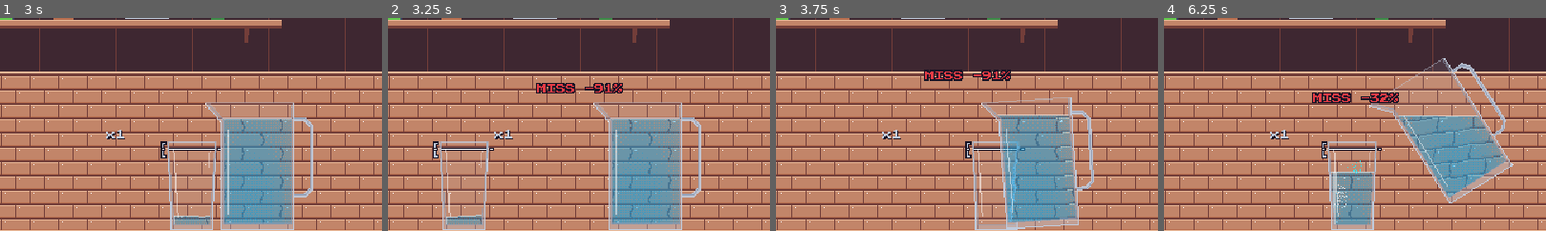
Above: before the commit, frames 1-4 (left to right).
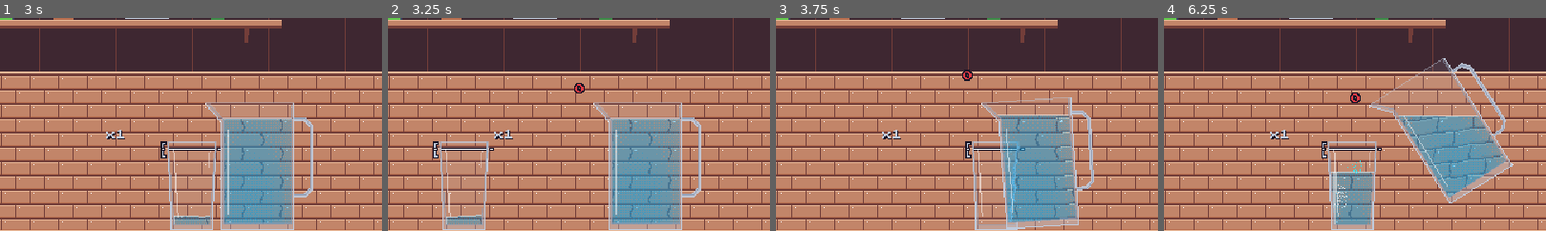
Above: after the commit, the same moments.

Repository: mihai-molnar/pour-game
Game: Godot game, scene res://main.tscn
Two runs of this game, one before a commit and one after it. Both use one fixed random seed, a clock stepped at 60 frames per second and the inputs below.
Inputs:
- Up to frame 1 (3 s): tap Enter at 0.5 s; tap Space at 0.77, 1.52 s; hold Down 1.28-2.03 s
- Up to frame 2 (3.25 s): tap Space at 3.02 s
- Up to frame 3 (3.75 s): hold Down from 3.53 s (still down)
- Up to frame 4 (6.25 s): tap Space at 3.77, 4.52, 6.02 s; release Down at 5.78 s
The pictures show only the part of the screen within x 15-65%, y 29-79%; the shares and areas given below are measured in that part.

Frame 1 is identical in both runs. In frame 2, 1.0% of the frame differs, in the area x 38-62%, y 30-36%; in frame 3, 1.0%, in the area x 38-62%, y 24-30%; in frame 4, 1.0%.

Commit message:
Show only coins in result popups, colored by band
Drop the percentage and band words: PERFECT shows gold +N, GOOD green +N,
MISS and SPILL a red 0. popup() returns its label so check_ui can verify
text and color for all four bands.

Co-Authored-By: Claude Opus 5.5 <noreply@anthropic.com>

Diff:
--- a/hud.gd
+++ b/hud.gd
@@ -91,19 +91,17 @@
 	create_tween().tween_property(streak_label, "position", _streak_pos, 0.2).set_trans(Tween.TRANS_BACK).set_ease(Tween.EASE_OUT)
 
 
-## Floating result text centred on `at` (a Scoring.score() result).
-func popup(result: Dictionary, at: Vector2) -> void:
-	var pct := roundi(result.error * 100.0)
-	var text := "MISS %+d%%" % pct
+## Floating coins earned, centred on `at` (a Scoring.score() result); the
+## color carries the band: gold PERFECT, green GOOD, red "0" for MISS/SPILL.
+func popup(result: Dictionary, at: Vector2) -> Label:
+	var text := "0"
 	var color := Palette.RED
 	if result.band == Scoring.PERFECT:
-		text = "PERFECT! +%d" % result.coins
+		text = "+%d" % result.coins
 		color = Palette.GOLD
 	elif result.band == Scoring.GOOD:
-		text = "GOOD %+d%% +%d" % [pct, result.coins]
+		text = "+%d" % result.coins
 		color = Palette.GREEN
-	elif result.band == Scoring.SPILL:
-		text = "SPILLED!"
 	var label := make_label(at - Vector2(100, 0), color)
 	label.size = Vector2(200, 8)
 	label.add_theme_color_override("font_outline_color", Palette.INK)
@@ -114,6 +112,7 @@
 	tw.tween_property(label, "position:y", label.position.y - 24.0, 1.4).set_ease(Tween.EASE_OUT).set_trans(Tween.TRANS_CUBIC)
 	tw.tween_property(label, "modulate:a", 0.0, 0.5).set_delay(0.9)
 	tw.chain().tween_callback(label.queue_free)
+	return label
 
 
 func show_banner(text: String, seconds: float) -> void:
--- a/tools/checks/check_ui.gd
+++ b/tools/checks/check_ui.gd
@@ -30,6 +30,15 @@
 	eq(hud.streak_label.text, "x2", "streak label")
 	hud.show_banner("LAST CALL!", 1.5)
 	eq(hud.banner_label.visible and hud.banner_label.text == "LAST CALL!", true, "banner shows")
+	for c in [
+		[{"band": Scoring.PERFECT, "coins": 15}, "+15", Palette.GOLD],
+		[{"band": Scoring.GOOD, "coins": 7}, "+7", Palette.GREEN],
+		[{"band": Scoring.MISS, "coins": 0}, "0", Palette.RED],
+		[{"band": Scoring.SPILL, "coins": 0}, "0", Palette.RED],
+	]:
+		var label := hud.popup(c[0], Vector2(100, 100))
+		eq(label.text, c[1], "%s popup text" % c[0].band)
+		eq(label.get_theme_color("font_color"), c[2], "%s popup color" % c[0].band)
 	eq(hud.is_debug_visible(), false, "debug starts hidden")
 	hud.toggle_debug()
 	eq(hud.is_debug_visible(), true, "F1 toggles debug")
Not shown, changed: CLAUDE.md
